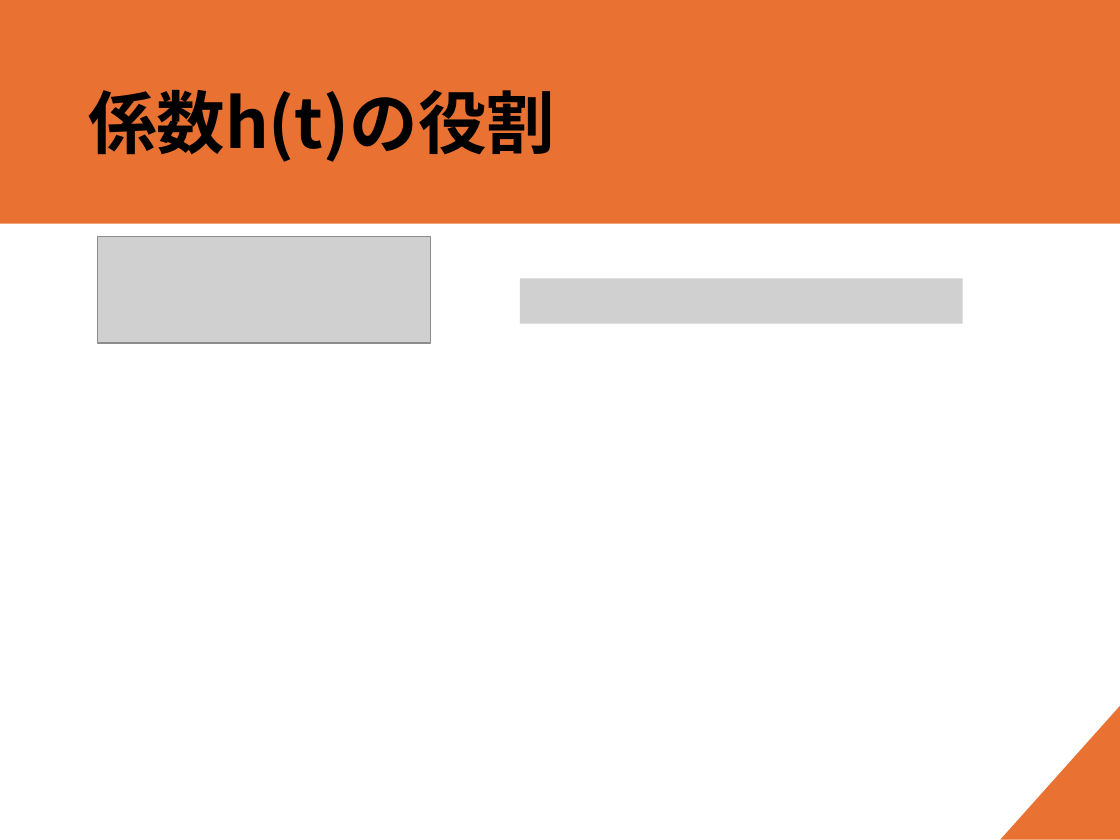
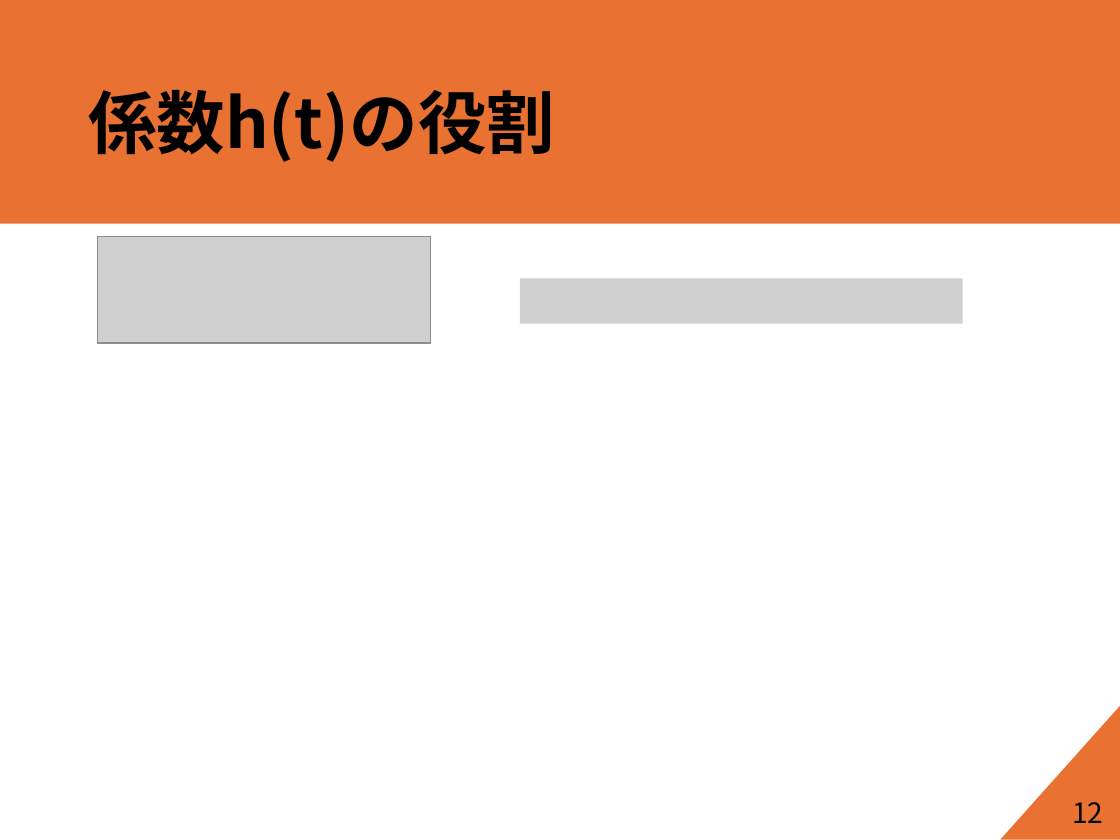
Before and after one commit to forest-book/MatlabLOSFormation, a slide deck: slide 13 of 進捗共有_20250612.pptx (slide 12 before the commit). Drawn at 1120x840 pixels with LibreOffice and Linux fonts; fonts in the diff are those of the drawing; grey boxes stand for pictures. Boxes give left, top, right and bottom in pixels: in the first picture for what was removed or moved away, otherwise in the second. Text is boxed around its words. In the diff, an @@ line names an element or a change of style, - is before the commit and + after.

```diff
--- a/進捗共有_20250612.pptx
+++ b/進捗共有_20250612.pptx
@@ text added at [1072, 802, 1103, 823], 18 pt, text #000000 @@
+12
```
Also in this commit, not shown: 20 other slides changed, 2 slides added, 2 slides removed.
